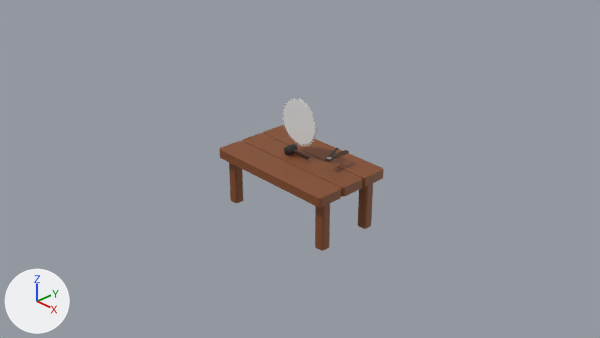
What one commit did to the Blender file mlotek/mlotek.blend.
Rendered twice from the file's camera 'Camera-noimp'. The lights are fixed; the arrows at lower left show +X, +Y and +Z.

Names of what the first picture shows: 'Cube', 'Cube.001', 'Cube.003', 'Cube.004', 'Cube.005-noimp', 'Cube.006-noimp', 'Cylinder-noimp', 'Cylinder.001-noimp', 'Cylinder.003-noimp'.
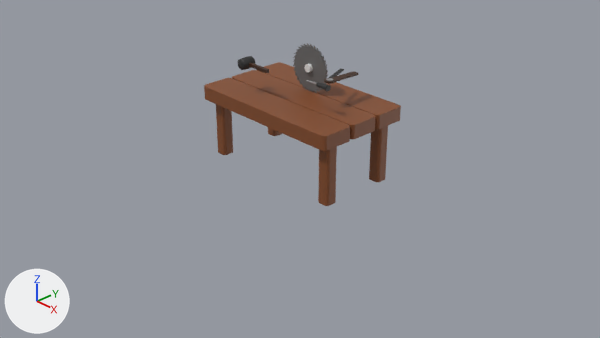
Where the change shows, as pixel boxes (x1, y1, x2, y2) in the pictures (600 x 338 px):
'Cube-col', added (brown): after (204, 62, 401, 206)
'Cube', deleted (brown): before (220, 125, 384, 207)
'Cylinder.003-noimp', reshaped, moved, rescaled: before (282, 97, 318, 146); after (293, 43, 328, 93)
'Cube.001', deleted (brown): before (315, 203, 330, 251)
'Cube.004', deleted (brown): before (358, 183, 373, 229)
'Cube.003', deleted (brown): before (229, 163, 243, 203)
'Cylinder-noimp', moved, rescaled (20% wider, 25% taller): before (284, 144, 298, 155); after (238, 56, 255, 70)
'Cylinder.001-noimp', moved, turned, rescaled: before (325, 150, 349, 161); after (324, 72, 358, 84)
'Cube.005-noimp', moved, rescaled (24% wider, 10% taller): before (293, 150, 309, 159); after (249, 63, 269, 73)
'Cylinder-noimp.002', added: after (316, 82, 331, 92)
'Cube.006-noimp', moved, turned, rescaled: before (328, 148, 339, 157); after (329, 68, 344, 78)
'Cylinder-noimp.001', added: after (304, 64, 313, 72)
part 1 of me_cylinder_001, added: after (293, 43, 323, 93)
part 2 of me_cylinder_001, recoloured: before (282, 97, 318, 146); after (293, 43, 328, 93)

What changed in the scene script:
```text
Add mat_material_004:
    mat_material_004 = principled_material('Material.004')
    mat_material_004.base_color = (0.141, 0.141, 0.141)  # dark grey #696969
Change me_cylinder_001:
    used by ob_cylinder_003_noimp; location = (0.0, 0.0, 0.623); rotation_euler = (1.571, 0.0, 0.0), in degrees (90, 0, 0); scale = (0.334, 0.334, -0.00841)
    remove me_cylinder_001.from_pydata(...)  # 128 vertices, 84 faces; spans x -1.0..1.0, y -1.0..1.0, z -1.0..1.0
    add me_cylinder_001.from_pydata(...)  # 128 vertices, 129 faces; spans x -1.0..1.0, y -1.0..1.0, z -1.0..1.0
    me_cylinder_001 part 1
    45 new faces join them
    me_cylinder_001 part 2: 84 faces spanning x -1.0..1.0, y -1.0..1.0, z -1.0..1.0 switch from no material to mat_material_004 (dark grey #696969)
Remove ob_cube:
    ob_cube = bpy.data.objects.new('Cube', me_cube)
Remove ob_cube_004:
    ob_cube_004 = bpy.data.objects.new('Cube.004', me_cube_004)
Remove ob_cube_001:
    ob_cube_001 = bpy.data.objects.new('Cube.001', me_cube_006)
Remove ob_cube_003:
    ob_cube_003 = bpy.data.objects.new('Cube.003', me_cube_008)
Change ob_cube_005_noimp:
    ob_cube_005_noimp.location: (0.009, 0.0, 0.162) -> (-0.325, -0.426, 1.402)
    ob_cube_005_noimp.scale: (0.168, 0.0195, 0.0191) -> (0.202, 0.0234, 0.0229)
Change ob_cylinder_noimp:
    ob_cylinder_noimp.location: (-0.168, 0.0, 0.166) -> (-0.539, -0.426, 1.406)
    ob_cylinder_noimp.scale: (0.0597, 0.0597, 0.0791) -> (0.0718, 0.0718, 0.0951)
Change ob_cylinder_001_noimp:
    ob_cylinder_001_noimp.location: (0.567, -0.01, 0.287) -> (0.578, -0.03, 1.363)
    ob_cylinder_001_noimp.rotation_euler: (0.0, 0.0, 0.0) -> (-0.0309, 0.00172, -0.000458)  # degrees (0, 0, 0) -> degrees (-1.8, 0.1, -0)
    ob_cylinder_001_noimp.scale: (0.0508, 0.0508, 0.00745) -> (0.071, 0.071, 0.0104)
Change ob_cube_006_noimp:
    ob_cube_006_noimp.location: (0.483, 0.139, 0.287) -> (0.46, 0.179, 1.356)
    ob_cube_006_noimp.rotation_euler: (0.0, 0.0, 0.398) -> (-0.0278, 0.0136, 0.398)  # degrees (0, 0, 23) -> degrees (-1.6, 0.8, 23)
    ob_cube_006_noimp.scale: (-0.0171, 0.179, 0.00646) -> (-0.0238, 0.25, 0.00902)
Change ob_cylinder_003_noimp:
    ob_cylinder_003_noimp.location: (0.0, 0.0, 0.623) -> (0.0, 0.192, 1.325)
    ob_cylinder_003_noimp.scale: (0.334, 0.334, -0.00841) -> (0.327, 0.327, -0.00824)
Add ob_cylinder_noimp_002:
    ob_cylinder_noimp_002 = bpy.data.objects.new('Cylinder-noimp.002', me_cylinder_005)  # 64 vertices, 34 faces; spans x -1.0..1.0, y -1.0..1.0, z -1.0..1.0; in mat_material_002 (black #292929); modifiers BEVEL
    ob_cylinder_noimp_002.location = (0.699, -0.269, 1.387)
    ob_cylinder_noimp_002.rotation_euler = (1.571, 0.0, 1.571)  # degrees (90, 0, 90)
    ob_cylinder_noimp_002.scale = (0.0433, 0.0433, 0.0933)
Add ob_cylinder_noimp_001:
    ob_cylinder_noimp_001 = bpy.data.objects.new('Cylinder-noimp.001', me_cylinder_004)  # a 32-sided cylinder along z spanning x -1.0..1.0, y -1.0..1.0, z -1.0..1.0
    ob_cylinder_noimp_001.location = (0.002, 0.192, 1.334)
    ob_cylinder_noimp_001.rotation_euler = (1.571, 0.0, 0.0)  # degrees (90, 0, 0)
    ob_cylinder_noimp_001.scale = (0.0537, 0.0537, 0.0537)
Add ob_cube_col:
    ob_cube_col = bpy.data.objects.new('Cube-col', me_cube_1)  # 616 vertices, 538 faces; spans x -1.0..1.0, y -1.0..1.0, z -0.02..10.05; in mat_material (brown #854c28)
    ob_cube_col.location = (0.0, 0.001, 0.0)
    ob_cube_col.scale = (1.15, 0.693, 0.1)
```
